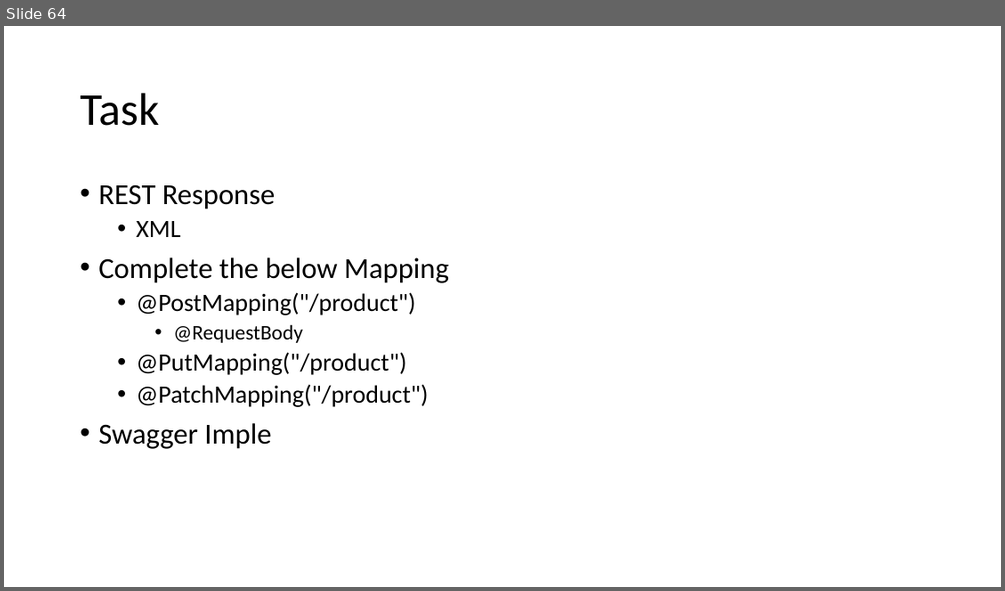
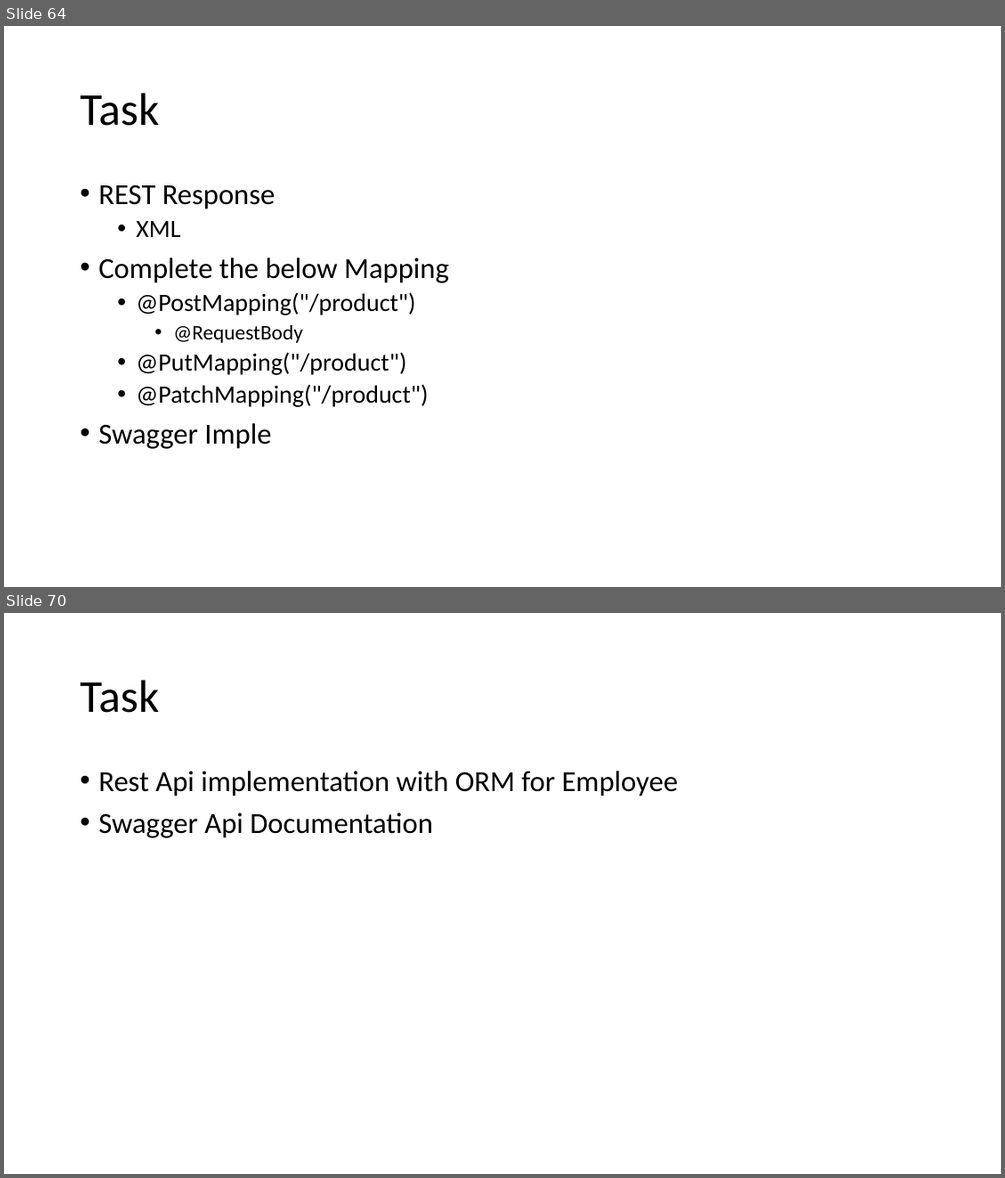
Before and after one commit to priyangm/pod_trg, a slide deck: Finishing School.pptx. Shown one above the other, each under a label of ours: slide 64 before the commit, slides 64 and 70 after it; the slides between them are not shown. The pictures are 1005x591 and 1005x1178 pixels, drawn with LibreOffice and Linux fonts; fonts in the diff are those of the drawing. Boxes give left, top, right and bottom in pixels: in the first picture for what was removed or moved away, otherwise in the second. Text is boxed around its words. In the diff, an @@ line names an element or a change of style, - is before the commit and + after.

```diff
--- a/Finishing School.pptx
+++ b/Finishing School.pptx
@@ slide 70 added at [4, 613, 1001, 1174], background #FFFFFF @@
@@ title added at [80, 680, 159, 713], 44 pt, text #000000 @@
+Task
@@ text added at [98, 771, 678, 838], 28 pt, text #000000 @@
+• Rest Api implementation with ORM for Employee
+• Swagger Api Documentation
```
Also in this commit, not shown: 5 other slides added, 1 other file.
